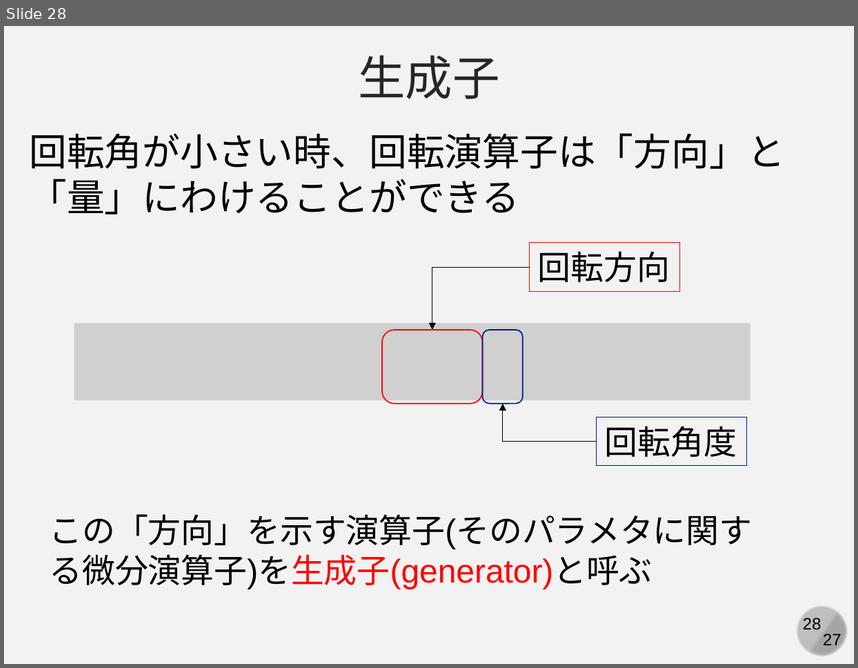
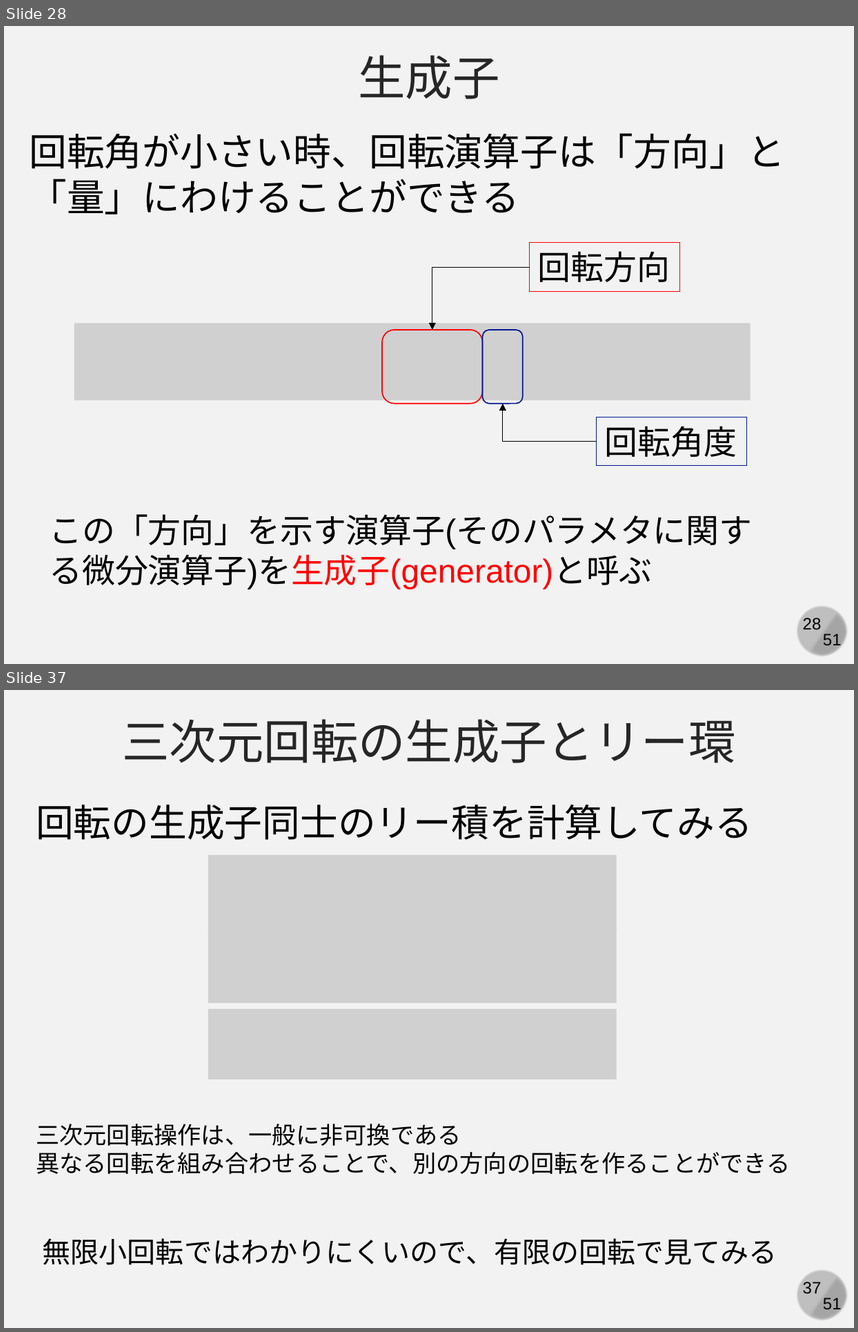
Before and after one commit to kaityo256/classical_mechanics, a slide deck: poisson/fig/slide.pptx. Shown one above the other, each under a label of ours: slide 28 before the commit, slides 28 and 37 after it; the slides between them are not shown. The pictures are 858x668 and 858x1332 pixels, drawn with LibreOffice and Linux fonts; fonts in the diff are those of the drawing; grey boxes stand for pictures. Boxes give left, top, right and bottom in pixels: in the first picture for what was removed or moved away, otherwise in the second. Text is boxed around its words. In the diff, an @@ line names an element or a change of style, - is before the commit and + after.

```diff
--- a/poisson/fig/slide.pptx
+++ b/poisson/fig/slide.pptx
@@ slide 37 added at [4,690,854,1328], background #F2F2F2; not listed: 4 template elements that a slide beside it also shows @@
@@ text added at [123,719,736,763], 40 pt, text #262626 @@
+三次元回転の生成子とリー環
@@ text added at [36,805,753,840], 32 pt, text #000000 @@
+回転の生成子同士のリー積を計算してみる
@@ picture added at [208,855,616,929] @@
@@ picture added at [208,929,616,1004] @@
@@ picture added at [208,1009,616,1079] @@
@@ text added at [36,1123,791,1174], 20 pt, text #000000 @@
+三次元回転操作は、一般に非可換である
+異なる回転を組み合わせることで、別の方向の回転を作ることができる
@@ text added at [43,1238,777,1265], 24 pt, text #000000 @@
+無限小回転ではわかりにくいので、有限の回転で見てみる
@@ slide 28 changed as well @@
@@ text at [823,633,842,649]: text changed @@
-27
+51
```
Also in this commit, not shown: 27 other slides changed, 22 other slides added, 1 other file.
